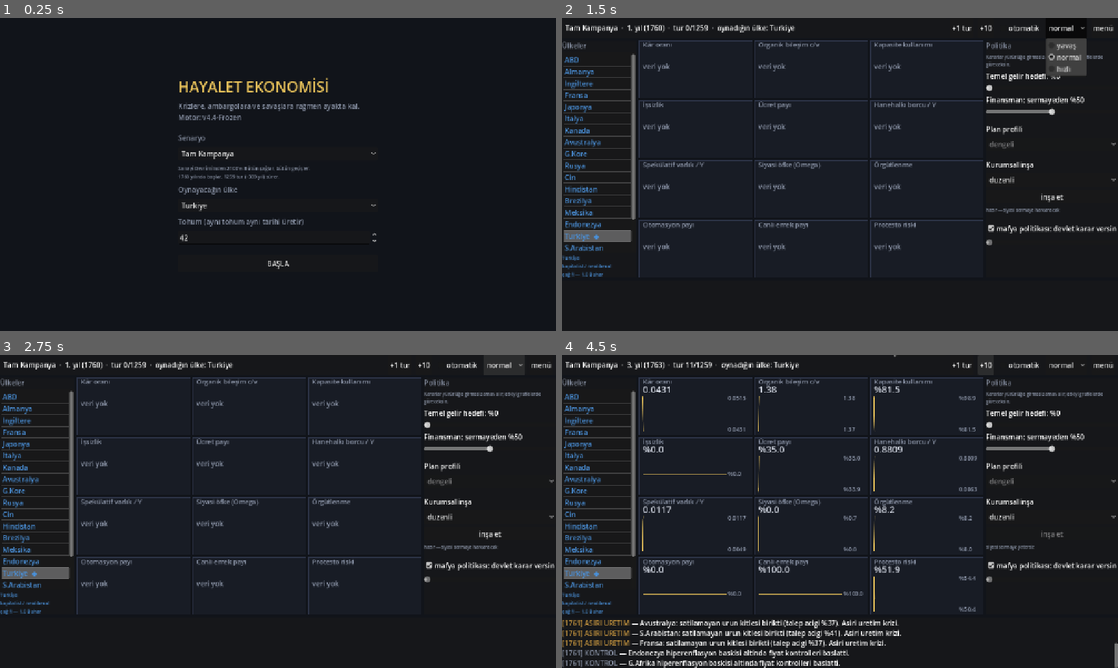
Above: before the commit, frames 1-4 (two rows, left to right).
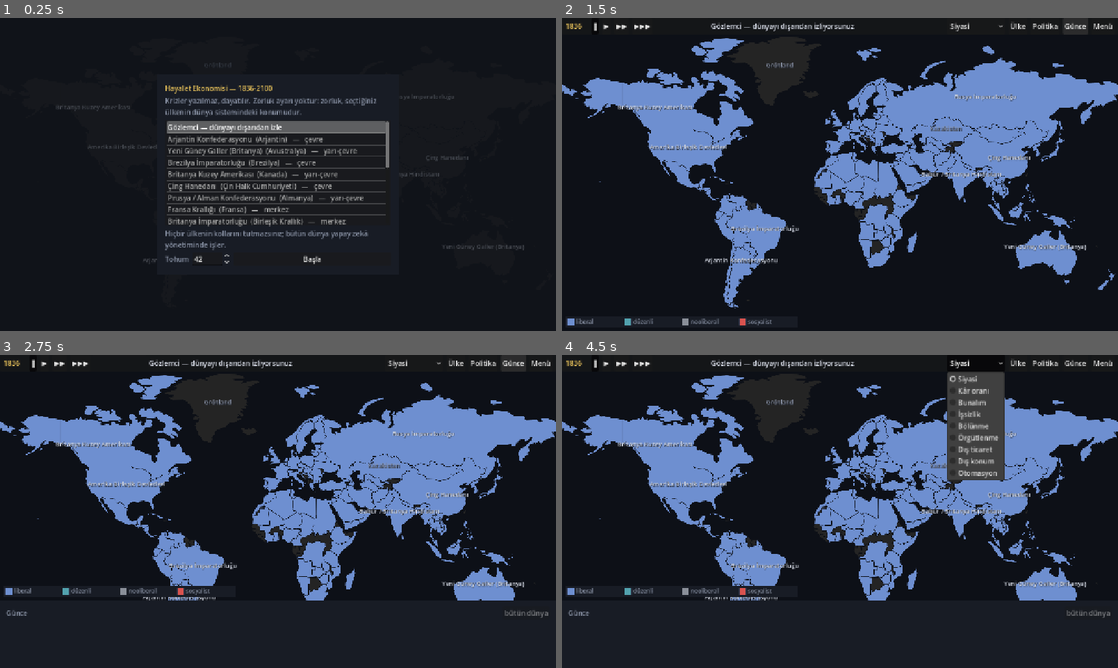
Above: after the commit, the same moments.

Repository: armand8607/hayalet-ekonomisi
Game: Godot game, scene res://scenes/Main.tscn
Same seed, same stepped clock (60 frames per second), same inputs: the game is played once before the commit and once after it.
Inputs (mouse positions are in pixels of both pictures, inside the frame that each line leads up to):
- Up to frame 1 (0.25 s): no input
- Up to frame 2 (1.5 s): click (873, 259) at 0.5 s, where only the run after the commit has a clickable "Başla"; click (1067, 27) at 1.25 s, where only the run before the commit has a clickable "normal"
- Up to frame 3 (2.75 s): click (505, 364) at 2 s, where only the run before the commit has a clickable "normal"
- Up to frame 4 (4.5 s): click (962, 364) at 2.75 s, where only the run before the commit has a clickable "+1 tur"; click (595, 364) at 3.5 s, where only the run after the commit has a clickable "‖"; click (984, 364) at 4.25 s, where only the run before the commit has a clickable "+10"

The runs differ from the first frame. In frame 1, 8.7% of the frame differs, in the area x 10-95%, y 14-81%; in frame 2, 32%; in frame 3, 30%; in frame 4, 35%, in the area x 0-100%, y 0-100%.

Commit message:
Hand the game over to v2, and fix what opening it revealed
Opening the game still gave you v4.4. That was deliberate during B7a -- the
build that ships to Pages and the APK should not be a half-finished shell --
and B7 is now closed in all three parts, so the handover happens. v4.4 is not
removed, only moved behind flags: `--menu` opens the old menu and `--oyna` the
old dashboard, which `--sim-test`, `--kabul` and `--yon-testleri` still need.

Then the screen was opened at the resolution a player actually gets, and two
things were wrong.

The setup menu drew with the default translucent PanelContainer stylebox over
a full-screen map, so country names ran through the title and the description
-- the same defect caught earlier on the policy panel, in the one place that
had not been fixed. The box is opaque now and the map behind it is dimmed,
which is what it is: decoration, not something to read.

The journal said "Türkiye savaşa girdi" three times in the same year and never
said against whom. All three lines were true -- the counter really did
increment three times -- but a counter cannot name an opponent. The opponent
set is already sitting in `d.savas`; the fix was to read it instead of
counting. It now reads "Türkiye, Bulgaristan ile savaşa girdi", and because
journal entries freeze the name at registration, the same screen shows
"Osmanlı İmparatorluğu" on the 1918 and 1920 lines and "Türkiye" from 1923 --
the name calendar visible in the record itself.

Co-Authored-By: Claude Opus 5 <noreply@anthropic.com>
Claude-Session: https://claude.ai/code/session_01W8r2ZMbQoFcwcBWhy6ZgjA

Diff:
--- a/godot/scripts/main.gd
+++ b/godot/scripts/main.gd
@@ -244,8 +244,17 @@
 	get_tree().quit(cikis)
 
 
+## OYUN ACILDIGINDA v2 GELIR (B7 bitince yapilan devir).
+##
+## B7a'da varsayilan bilerek v4.4'te birakilmisti: Pages'e ve APK'ya cikan
+## surum yarim bir kabuk olmamaliydi. B7 uc parcasiyla kapandi (kabuk, politika
+## aktoru, sunum) ve devir artik yapilabilir.
+##
+## v4.4 KALDIRILMADI, bayraga tasindi: `--menu` eski menuyu, `--oyna` eski
+## paneli acar. Dondurulmus motor ve onun oyun katmani hala kosulabilir
+## durumda -- `--kabul`, `--yon-testleri` ve `--sim-test` onlara bagli.
 func _oyunu_baslat() -> void:
-	_menuyu_ac()
+	_v2_menuyu_ac()
 
 
 ## Menuyu atlayip dogrudan panele girer; `tur` verilirse o kadar ilerletir.
--- a/godot/scripts/v2/oyun/gunce.gd
+++ b/godot/scripts/v2/oyun/gunce.gd
@@ -52,6 +52,9 @@
 var _n_mor: PackedInt32Array = PackedInt32Array()
 var _n_fx: PackedInt32Array = PackedInt32Array()
 var _n_savas: PackedInt32Array = PackedInt32Array()
+## Ulke basina o an savasilan rakiplerin kodlari. Sayac degil KUME tutulur:
+## "savasa girdi" satirinin KIME KARSI oldugunu ancak fark alarak bilebiliriz.
+var _rakipler: Array[Dictionary] = []
 var _n_yenilgi: PackedInt32Array = PackedInt32Array()
 var _rejim: PackedStringArray = PackedStringArray()
 var _kurum: PackedStringArray = PackedStringArray()
@@ -81,6 +84,8 @@
 	_n_fx.resize(n)
 	_n_savas.resize(n)
 	_n_yenilgi.resize(n)
+	_rakipler = []
+	_rakipler.resize(n)
 	_era.resize(n)
 	_rejim.resize(n)
 	_kurum.resize(n)
@@ -94,6 +99,7 @@
 		_n_fx[i] = d.fx_krizleri.size()
 		_n_savas[i] = d.savas_toplam
 		_n_yenilgi[i] = d.yenilgi_sayisi
+		_rakipler[i] = d.savas.duplicate()
 		_era[i] = d.era
 		_rejim[i] = d.rejim
 		_kurum[i] = d.kurum
@@ -144,9 +150,18 @@
 			_ekle(w.yil, i, "DOVIZ KRIZI", "%s: doviz krizi -- rezerv tukendi" % ad)
 			_n_fx[i] += 1
 
-		while _n_savas[i] < d.savas_toplam:
-			_ekle(w.yil, i, "SAVAS", "%s savasa girdi" % ad)
-			_n_savas[i] += 1
+		# SAVAS SATIRI RAKIBI ADLANDIRIR. Ilk yazimda yalnizca `savas_toplam`
+		# sayaci okunuyordu ve gunce "Turkiye savasa girdi" satirini ayni yil
+		# UC KEZ tekrarliyordu -- ucu de dogruydu, ama hicbiri kime karsi
+		# oldugunu soylemiyordu. Rakip kumesi zaten `d.savas`ta duruyor;
+		# eksik olan onu okumakti.
+		if _n_savas[i] != d.savas_toplam or d.savas.size() != _rakipler[i].size():
+			for kod in d.savas.keys():
+				if not _rakipler[i].has(kod):
+					_ekle(w.yil, i, "SAVAS", "%s, %s ile savasa girdi"
+							% [ad, Harita.gorunen_ad(String(kod), w.yil)])
+			_n_savas[i] = d.savas_toplam
+			_rakipler[i] = d.savas.duplicate()
 
 		while _n_yenilgi[i] < d.yenilgi_sayisi:
 			_ekle(w.yil, i, "YENILGI", "%s savasi kaybetti" % ad)
--- a/godot/scripts/v2/ui/oyun_menusu.gd
+++ b/godot/scripts/v2/ui/oyun_menusu.gd
@@ -39,7 +39,21 @@
 	add_child(arka)
 	arka.kur(null)
 
+	# PERDE: harita menunun arkasinda DEKORDUR, okunacak bir sey degil.
+	# Kontrasti dusurmek hem kutunun disindaki metni (ulke adlari) geri
+	# plana atar hem de kutunun kenarini belirginlestirir.
+	var perde := ColorRect.new()
+	perde.color = Color(Tema.ZEMIN.r, Tema.ZEMIN.g, Tema.ZEMIN.b, 0.72)
+	perde.set_anchors_and_offsets_preset(Control.PRESET_FULL_RECT)
+	perde.mouse_filter = Control.MOUSE_FILTER_IGNORE
+	add_child(perde)
+
 	var kutu := PanelContainer.new()
+	# OPAK. Varsayilan `PanelContainer` stili yari saydamdir ve bu kutu
+	# HARITANIN USTUNDE duruyor; olculdu, arkadaki ulke adlari ("Arjantin
+	# Konfederasyonu", "Kazakistan") baslik ve aciklama metninin icinden
+	# geciyordu. Ayni hata once politika panelinde yakalanmisti.
+	kutu.add_theme_stylebox_override("panel", Tema.panel_stili())
 	kutu.set_anchors_and_offsets_preset(Control.PRESET_CENTER)
 	kutu.custom_minimum_size = Vector2(560, 460)
 	kutu.offset_left = -280
